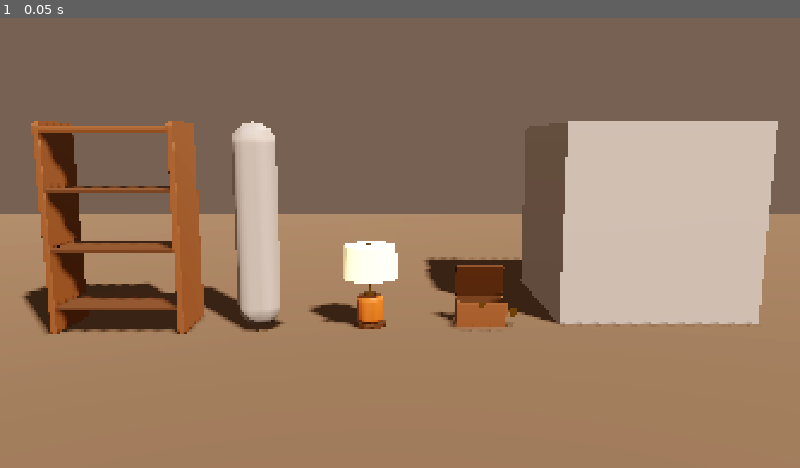
Above: before the commit, frame 1.
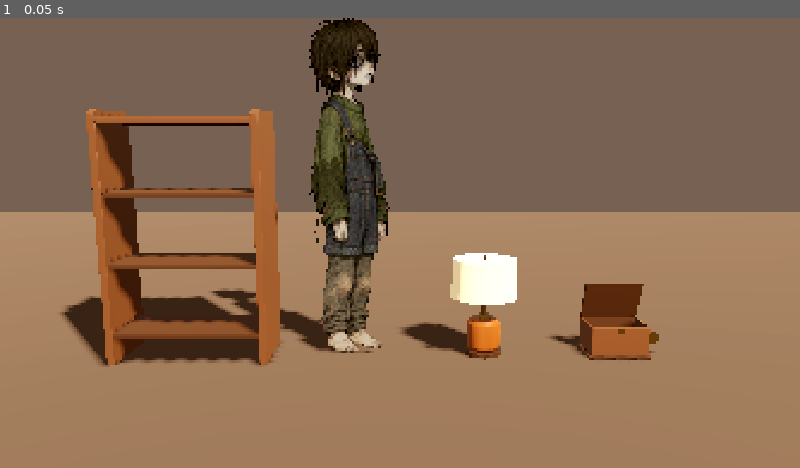
Above: after the commit, the same moment.

Repository: narasimhareddyvalam/walker-houseghost-narasimha-v
Game: Godot game, scene res://scenes/AssetShowcase.tscn
Two runs of this game, one before a commit and one after it. Both use one fixed random seed, a clock stepped at 60 frames per second and the inputs below. This scene is started directly instead of the project's main scene.
Inputs:
- Up to frame 1 (0.05 s): no input

The runs differ from the first frame. In frame 1, 34% of the frame differs, in the area x 0-100%, y 0-78%.

Commit message:
Replace the showcase's cube and capsule with the boy at game scale
Measuring his sprite corrected the brief: standing he is 341 px, 1.36 m.

Co-Authored-By: Claude Opus 5.5 <noreply@anthropic.com>

Diff:
--- a/godot/scenes/AssetShowcase.tscn
+++ b/godot/scenes/AssetShowcase.tscn
@@ -1,8 +1,9 @@
-[gd_scene load_steps=12 format=3]
+[gd_scene load_steps=10 format=3]
 
 [ext_resource type="PackedScene" path="res://assets/models/musicbox.glb" id="1_musicbox"]
 [ext_resource type="PackedScene" path="res://assets/models/lamp.glb" id="2_lamp"]
 [ext_resource type="PackedScene" path="res://assets/models/bookshelf.glb" id="3_bookshelf"]
+[ext_resource type="Texture2D" path="res://assets/art/char_remembered.png" id="4_boy"]
 
 [sub_resource type="ProceduralSkyMaterial" id="Sky_mat"]
 sky_top_color = Color(0.16, 0.13, 0.11, 1)
@@ -36,19 +37,6 @@
 material = SubResource("Floor_mat")
 size = Vector2(14, 10)
 
-[sub_resource type="StandardMaterial3D" id="Ref_mat"]
-albedo_color = Color(0.55, 0.55, 0.58, 1)
-roughness = 0.7
-
-[sub_resource type="BoxMesh" id="Cube_1m"]
-material = SubResource("Ref_mat")
-size = Vector3(1, 1, 1)
-
-[sub_resource type="CapsuleMesh" id="Capsule_boy"]
-material = SubResource("Ref_mat")
-radius = 0.104
-height = 1.0
-
 [node name="AssetShowcase" type="Node3D"]
 
 [node name="WorldEnvironment" type="WorldEnvironment" parent="."]
@@ -61,8 +49,8 @@
 shadow_enabled = true
 
 [node name="Camera" type="Camera3D" parent="."]
-position = Vector3(0.3, 0.9, 3.0)
-rotation = Vector3(-0.16, 0, 0)
+position = Vector3(-0.2, 0.9, 2.5)
+rotation = Vector3(-0.17, 0, 0)
 fov = 40.0
 current = true
 
@@ -72,16 +60,15 @@
 [node name="Bookshelf" parent="." instance=ExtResource("3_bookshelf")]
 position = Vector3(-1.05, 0, 0)
 
-[node name="Ref_Capsule_1m" type="MeshInstance3D" parent="."]
-position = Vector3(-0.4, 0.5, 0)
-mesh = SubResource("Capsule_boy")
+[node name="Boy" type="Sprite3D" parent="."]
+position = Vector3(-0.4, 0.84, 0)
+pixel_size = 0.004
+billboard = 2
+alpha_cut = 1
+texture = ExtResource("4_boy")
 
 [node name="BedsideLamp" parent="." instance=ExtResource("2_lamp")]
 position = Vector3(0.15, 0, 0)
 
 [node name="MusicBox" parent="." instance=ExtResource("1_musicbox")]
 position = Vector3(0.7, 0, 0)
-
-[node name="Ref_Cube_1m" type="MeshInstance3D" parent="."]
-position = Vector3(1.6, 0.5, -0.5)
-mesh = SubResource("Cube_1m")
Not shown, changed: CHANGE-BRIEF.md
Not shown, changed: FRICTIONAL.md
Not shown, changed: README.md
Not shown, changed: evidence/a3-showcase.png
